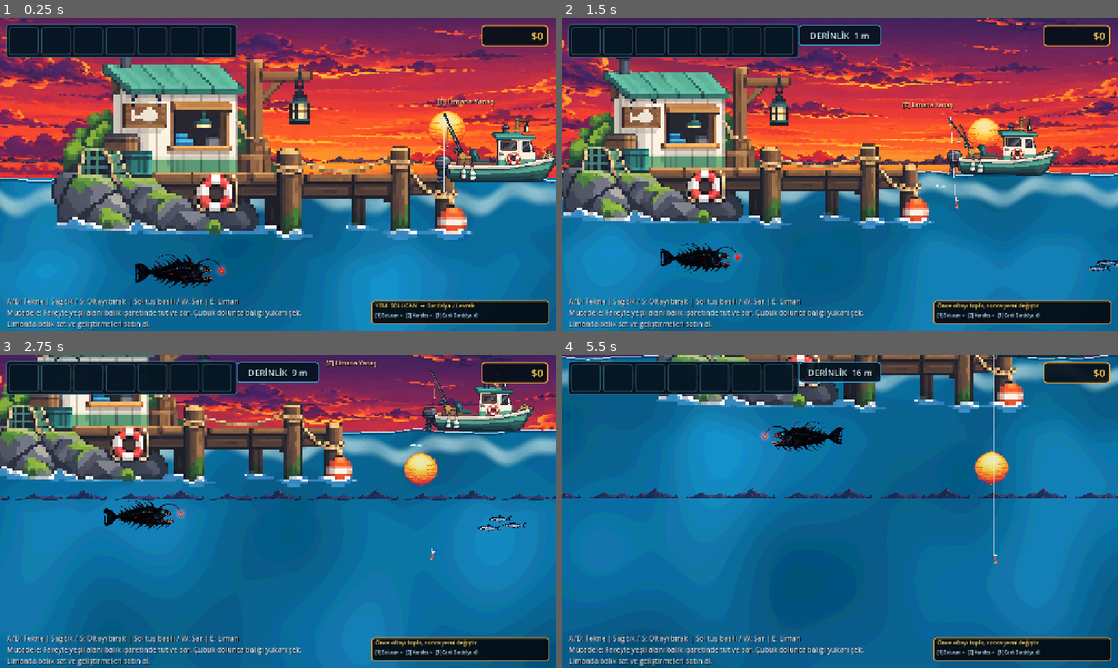
Above: before the commit, frames 1-4 (two rows, left to right).
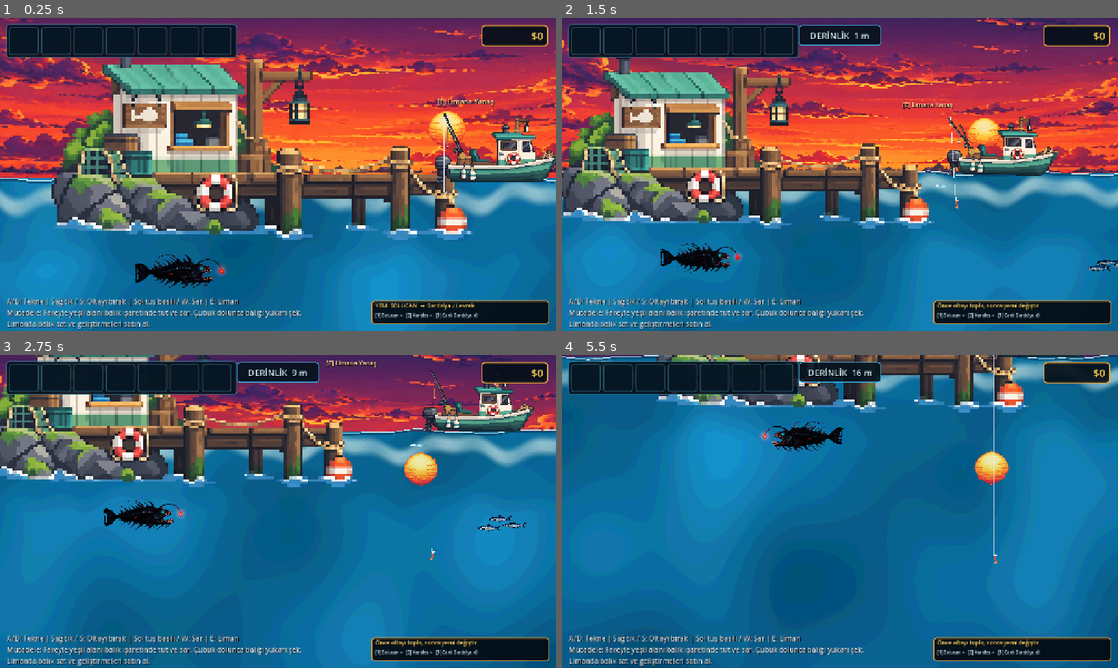
Above: after the commit, the same moments.

Repository: mirackayademir/TinyFisher
Game: Godot game, scene res://scenes/world.tscn
Same seed, same stepped clock (60 frames per second), same inputs: the game is played once before the commit and once after it.
Inputs (mouse positions are in pixels of both pictures, inside the frame that each line leads up to):
- Up to frame 1 (0.25 s): no input
- Up to frame 2 (1.5 s): tap Enter at 0.5 s; move the mouse to (962, 158) at 0.52 s; hold D (move_right) 0.53-1.28 s; tap E (dock) at 0.6 s; click (962, 158) at 0.67 s; move the mouse to (728, 190) at 1.27 s; hold S from 1.28 s (still down); tap 1 at 1.35 s
- Up to frame 3 (2.75 s): move the mouse to (333, 442) at 2.02 s; release S at 2.03 s; hold D (move_right) from 2.03 s (still down); tap 2 at 2.1 s
- Up to frame 4 (5.5 s): move the mouse to (812, 574) at 2.77 s; release D (move_right) at 2.78 s; hold W 2.78-3.53 s; tap one key every 0.75 s from 2.85 s: 3 E (dock) 1 2; click (812, 574) at 2.92 s; move the mouse to (1006, 558) at 3.52 s; hold A (move_left) 3.53-5.03 s; move the mouse to (673, 464) at 4.27 s; move the mouse to (867, 511) at 5.02 s; hold S from 5.03 s (still down); click (867, 511) at 5.17 s

The runs differ from the first frame. In frame 1, 0.7% of the frame differs, in the area x 0-100%, y 44-50%; in frame 2, 0.8%; in frame 3, 1.1%; in frame 4, 1.2%, in the area x 0-100%, y 42-46%.

Commit message:
Lower horizon land into waterline

Diff:
--- a/scenes/environment_layers.gd
+++ b/scenes/environment_layers.gd
@@ -16,11 +16,11 @@
 const SKY_WATER_OVERLAP_PX: float = 42.0
 
 # Siralama: eski shader gokyuzu en arkada, yeni sky onun ustunde,
-# Water ise ikisinin de ustunde. Boylece sky denizin ustune tasmaz.
+# Horizon sky'in ustunde fakat Water'in arkasinda kalir.
 const Z_LEGACY_SKY: int = -11
 const Z_SKY_BASE: int = -10
 const Z_SUN: int = -7
-const Z_HORIZON: int = -6
+const Z_HORIZON: int = -10
 const Z_OCEAN_SURFACE: int = -8
 const Z_WAVE_BACK: int = -7
 const Z_SUN_RAYS: int = -7
@@ -51,7 +51,7 @@
 func _ready() -> void:
 	process_mode = Node.PROCESS_MODE_ALWAYS
 	_rng.seed = DECOR_SEED
-	print("ENVIRONMENT LAYERS V7: GORSEL 3/36 UFUK KARASI EKLENDI")
+	print("ENVIRONMENT LAYERS V8: HORIZON 25 PX ASAGI ALINDI")
 
 
 func _process(_delta: float) -> void:
@@ -232,12 +232,12 @@
 	root.name = "HorizonLandArt"
 	layer.add_child(root)
 
-	# Uzak kara yalnizca ince bir ufuk silueti olarak kullanilir.
-	# Alt kenar su cizgisine oturur; denizin icine sarkmaz.
+	# Uzak karanin tabani su cizgisinin 22 px altina iner.
+	# Horizon Water'in arkasinda oldugu icin alt kisim su tarafindan temizce ortulur.
 	var target_height: float = 72.0
 	var scale_factor: float = target_height / texture_size.y
 	var tile_width: float = maxf(texture_size.x * scale_factor, 1.0)
-	var center_y: float = WATER_SURFACE_Y - (target_height * 0.5) - 3.0
+	var center_y: float = WATER_SURFACE_Y - (target_height * 0.5) + 22.0
 	var x: float = WORLD_LEFT_X + tile_width * 0.5
 	var tile_index: int = 0
 
